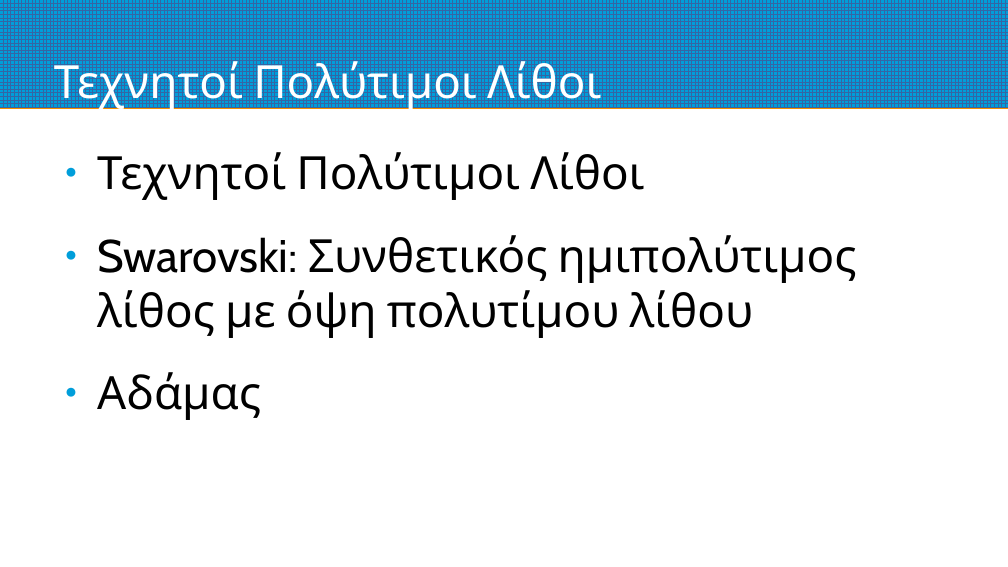
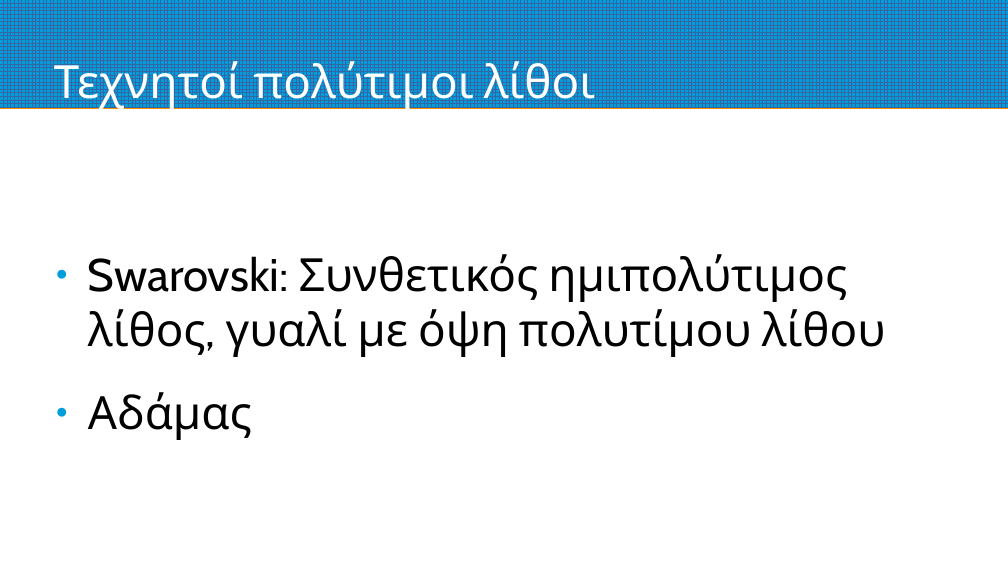
Before and after one commit to nickaiva/epas, a slide deck: slide 25 of preciousStones.odp. Drawn at 1008x567 pixels with LibreOffice and Linux fonts; fonts in the diff are those of the drawing. Boxes give left, top, right and bottom in pixels: in the first picture for what was removed or moved away, otherwise in the second. Text is boxed around its words. In the diff, an @@ line names an element or a change of style, - is before the commit and + after.

```diff
--- a/preciousStones.odp
+++ b/preciousStones.odp
@@ title at <box>54,56,595,110</box>: text changed @@
-Τεχνητοί Πολύτιμοι Λίθοι
+Τεχνητοί πολύτιμοι λίθοι
@@ text "Swarovski: Συνθετικός ημιπολύτιμος λίθος, γυαλί ...": place and size @@
-text "Swarovski: Συνθετικός ημιπολύτιμος λίθος, γυαλί ..." at <box>97,152,857,420</box>
+text "Swarovski: Συνθετικός ημιπολύτιμος λίθος, γυαλί ..." at <box>88,254,886,440</box>
@@ text at <box>88,254,886,357</box>: text changed @@
-● Τεχνητοί Πολύτιμοι Λίθοι
-● Swarovski: Συνθετικός ημιπολύτιμος λίθος με όψη πολυτίμου λίθου
+● Swarovski: Συνθετικός ημιπολύτιμος λίθος, γυαλί με όψη πολυτίμου λίθου
```
Also in this commit, not shown: 2 other slides changed, 1 other file.
